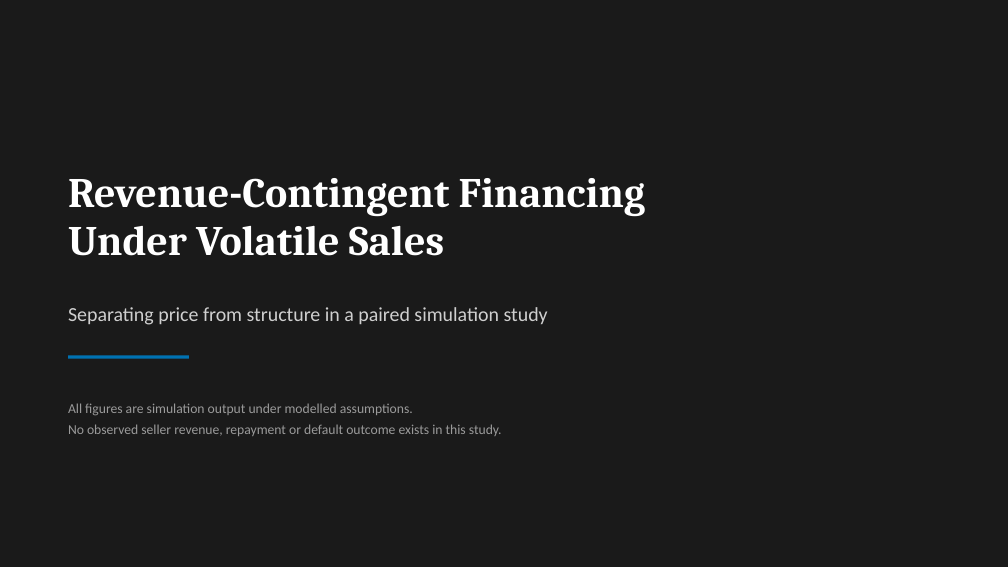
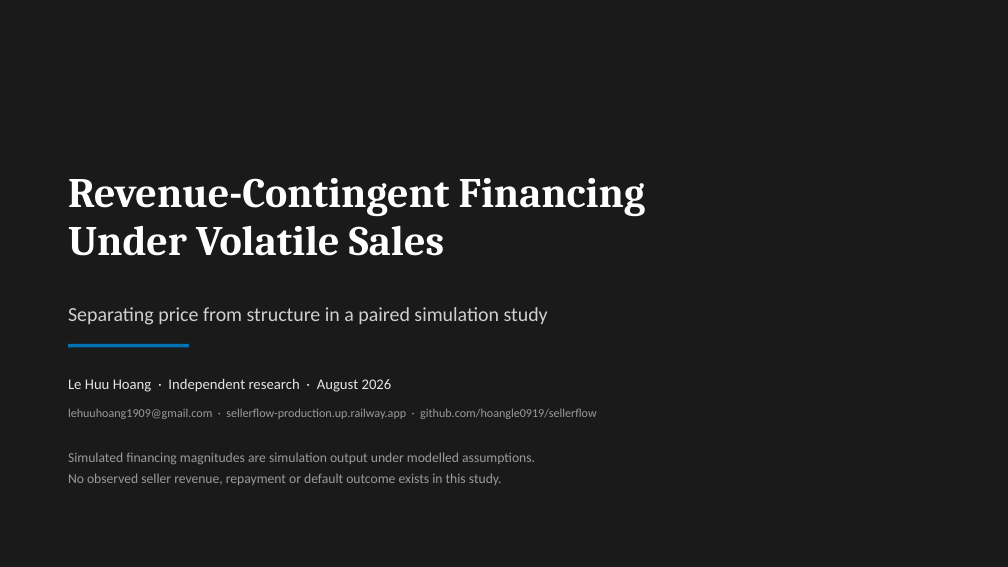
Before and after one commit to hoangle0919/sellerflow, a slide deck: slide 1 of research/publication/RBF_DECK.pptx. Drawn at 1008x567 pixels with LibreOffice and Linux fonts; fonts in the diff are those of the drawing. Boxes give left, top, right and bottom in pixels: in the first picture for what was removed or moved away, otherwise in the second. Text is boxed around its words. In the diff, an @@ line names an element or a change of style, - is before the commit and + after.

```diff
--- a/research/publication/RBF_DECK.pptx
+++ b/research/publication/RBF_DECK.pptx
@@ rectangle: place and size @@
-rectangle at box(68, 355, 189, 358)
+rectangle at box(68, 344, 189, 347)
@@ text added at box(68, 378, 392, 392), 14 pt, text #E4E4E4 @@
+Le Huu Hoang · Independent research · August 2026
@@ text added at box(68, 408, 596, 419), 11.5 pt, text #9A9A9A @@
+lehuuhoang1909@gmail.com · sellerflow-production.up.railway.app · github.com/hoangle0919/sellerflow
@@ text "Simulated financing magnitudes are simulation ...": place and size @@
-text "Simulated financing magnitudes are simulation ..." at box(68, 403, 502, 436)
+text "Simulated financing magnitudes are simulation ..." at box(68, 452, 535, 485)
@@ text at box(68, 452, 535, 464): text changed @@
-All figures are simulation output under modelled assumptions.
+Simulated financing magnitudes are simulation output under modelled assumptions.
```
Also in this commit, not shown: 6 other slides changed, 1 other file.
